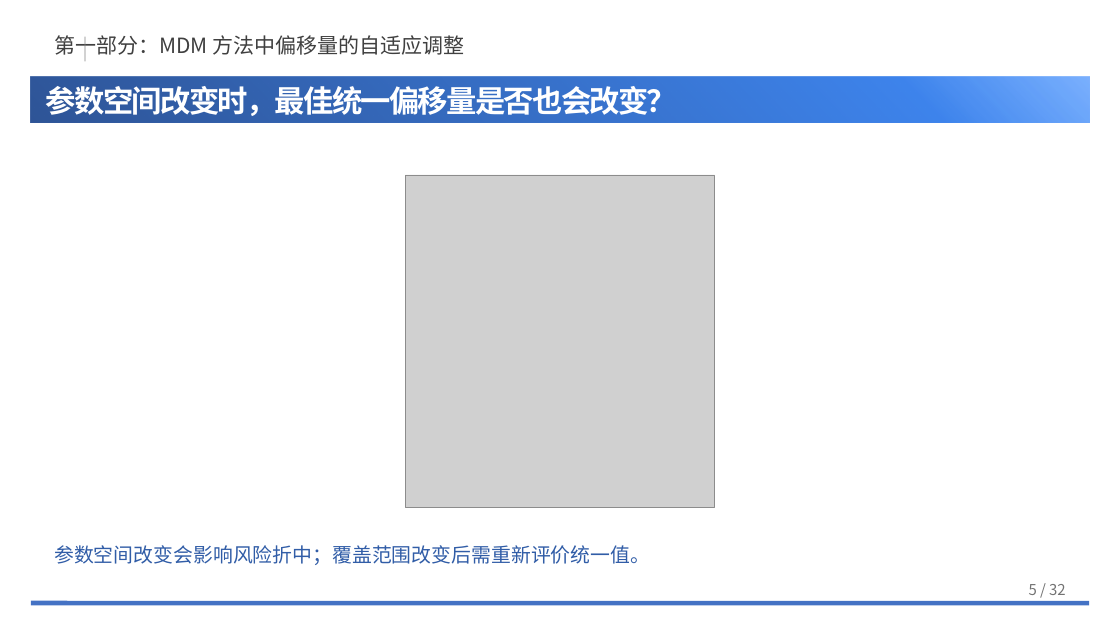
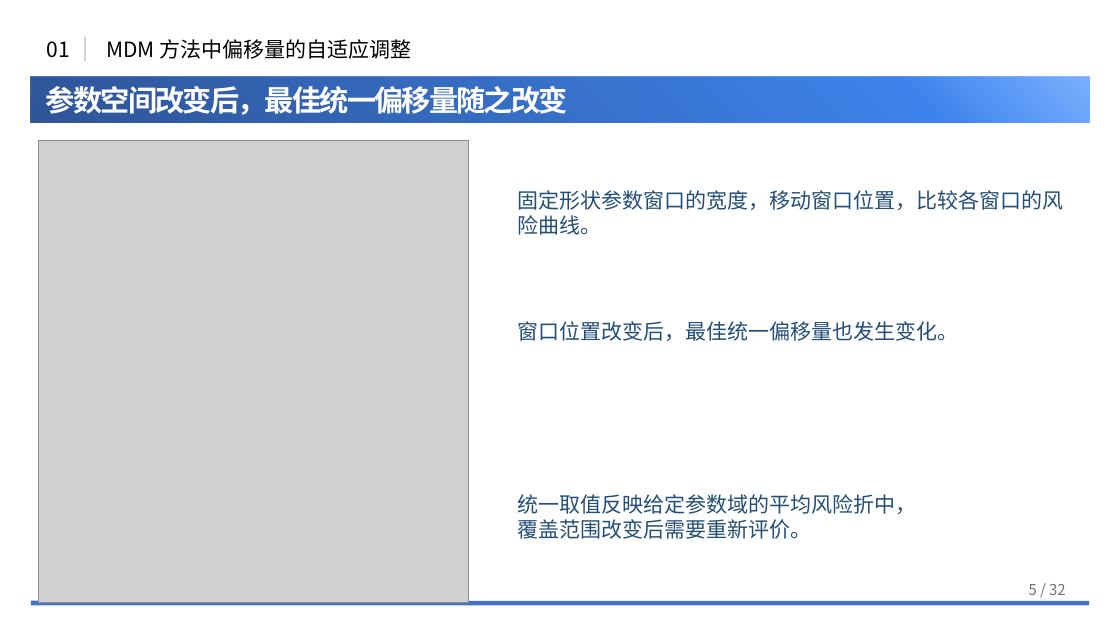
Before and after one commit to NEUwpy/weibull.work, a slide deck: slide 5 of docs/组会汇报/2026-09-三项研究更新汇报/260907组会.pptx. Drawn at 1120x630 pixels with LibreOffice and Linux fonts; fonts in the diff are those of the drawing; grey boxes stand for pictures; background and template pictures are left out. Boxes give left, top, right and bottom in pixels: in the first picture for what was removed or moved away, otherwise in the second. Text is boxed around its words. In the diff, an @@ line names an element or a change of style, - is before the commit and + after.

```diff
--- a/docs/组会汇报/2026-09-三项研究更新汇报/260907组会.pptx
+++ b/docs/组会汇报/2026-09-三项研究更新汇报/260907组会.pptx
@@ text added at box(46, 41, 69, 58), 18 pt, text #000000 @@
+01
@@ text at box(106, 39, 411, 59): text changed; text colour #404040 to #000000 @@
-第一部分：MDM 方法中偏移量的自适应调整
+MDM 方法中偏移量的自适应调整
@@ text at box(46, 86, 568, 118): text changed; size 26 to 25 pt @@
-参数空间改变时，最佳统一偏移量是否也会改变？
+参数空间改变后，最佳统一偏移量随之改变
@@ picture: place and size @@
-picture at box(406, 175, 715, 507)
+picture at box(38, 140, 468, 603)
@@ text added at box(518, 190, 1064, 235), 18 pt, text #234E78 @@
+固定形状参数窗口的宽度，移动窗口位置，比较各窗口的风险曲线。
@@ text added at box(518, 321, 959, 341), 18 pt, text #234E78 @@
+窗口位置改变后，最佳统一偏移量也发生变化。
@@ text at box(518, 494, 917, 539): text changed; size 17 to 18 pt; text colour #315DA7 to #234E78 @@
-参数空间改变会影响风险折中；覆盖范围改变后需重新评价统一值。
+统一取值反映给定参数域的平均风险折中，覆盖范围改变后需要重新评价。
```
Also in this commit, not shown: 27 other slides changed, 3 slides added, 3 slides removed, 4 other files.
